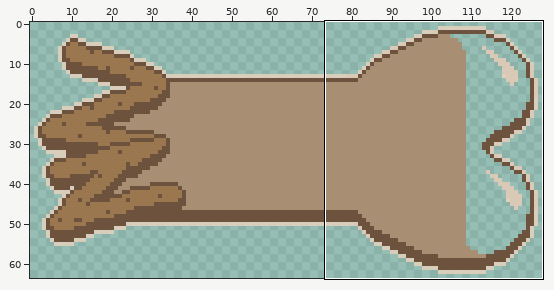
Pixel-art file, stored at assets/sprite_fatigue.aseprite. The picture above shows the old version from afar; the outline marks the close-up.
Close-up. Before:
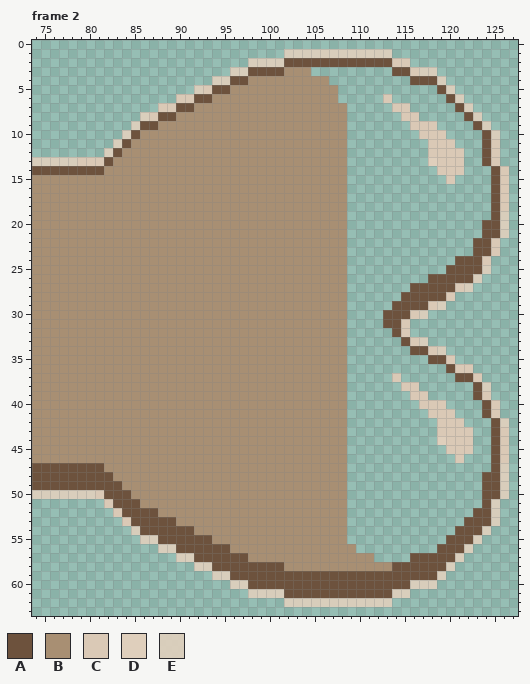
128x64 pixels, 8 frames. Shown: frame 2: x 74..127, y 0..63. The commit also changed other frames or places, which this record leaves out.
Palette (. is transparent): A #6d523d  B #a88f73  C #dac9b6  D #dfcfbc  E #e0d0bde7
Pixels before, frame 2 (only the part around the change), first column x 74:
 0 ......................................................
 1 ............................EEEEEEEEEEEE..............
 2 ........................EEEEAAAAAAAAAAAACC............
 3 ......................EEAAAABBB.........AACEE.........
 4 ....................EEAABBBBBBBBB.........AAAE........
 5 ..................ECAABBBBBBBBBBBB...........AE.......
 6 ................CCAABBBBBBBBBBBBBB.....C......AE......
 7 ..............CCAABBBBBBBBBBBBBBBBB.....CC.....AE.....
 8 ............ECAABBBBBBBBBBBBBBBBBBB......CC.....AE....
 9 ...........EAABBBBBBBBBBBBBBBBBBBBB.......CCC....AE...
10 ..........EABBBBBBBBBBBBBBBBBBBBBBB........CCC....AE..
11 .........EABBBBBBBBBBBBBBBBBBBBBBBB.........CCC...AC..
12 ........EABBBBBBBBBBBBBBBBBBBBBBBBB.........CCCC..AC..
13 EEEEECCCABBBBBBBBBBBBBBBBBBBBBBBBBB.........DCCC..AC..
14 AAAAAAAABBBBBBBBBBBBBBBBBBBBBBBBBBB..........CCC...AC.
15 BBBBBBBBBBBBBBBBBBBBBBBBBBBBBBBBBBB...........C....AC.
16 BBBBBBBBBBBBBBBBBBBBBBBBBBBBBBBBBBB................AC.
17 BBBBBBBBBBBBBBBBBBBBBBBBBBBBBBBBBBB................AC.
18 BBBBBBBBBBBBBBBBBBBBBBBBBBBBBBBBBBB................AC.
19 BBBBBBBBBBBBBBBBBBBBBBBBBBBBBBBBBBB................AE.
20 BBBBBBBBBBBBBBBBBBBBBBBBBBBBBBBBBBB...............AAE.
21 BBBBBBBBBBBBBBBBBBBBBBBBBBBBBBBBBBB...............AAE.
22 BBBBBBBBBBBBBBBBBBBBBBBBBBBBBBBBBBB..............AAC..
23 BBBBBBBBBBBBBBBBBBBBBBBBBBBBBBBBBBB..............AAC..
24 BBBBBBBBBBBBBBBBBBBBBBBBBBBBBBBBBBB............AAAC...
25 BBBBBBBBBBBBBBBBBBBBBBBBBBBBBBBBBBB...........AAAAE...
26 BBBBBBBBBBBBBBBBBBBBBBBBBBBBBBBBBBB.........AAAAAE....
27 BBBBBBBBBBBBBBBBBBBBBBBBBBBBBBBBBBB.......AAAAACE.....
28 BBBBBBBBBBBBBBBBBBBBBBBBBBBBBBBBBBB......AAAAAC.......
29 BBBBBBBBBBBBBBBBBBBBBBBBBBBBBBBBBBB.....AAAACE........
30 BBBBBBBBBBBBBBBBBBBBBBBBBBBBBBBBBBB....AAACE..........
31 BBBBBBBBBBBBBBBBBBBBBBBBBBBBBBBBBBB....AAC............
32 BBBBBBBBBBBBBBBBBBBBBBBBBBBBBBBBBBB.....AC............
33 BBBBBBBBBBBBBBBBBBBBBBBBBBBBBBBBBBB......ACE..........
34 BBBBBBBBBBBBBBBBBBBBBBBBBBBBBBBBBBB.......AACE........
35 BBBBBBBBBBBBBBBBBBBBBBBBBBBBBBBBBBB.........AAC.......
36 BBBBBBBBBBBBBBBBBBBBBBBBBBBBBBBBBBB...........ACC.....
37 BBBBBBBBBBBBBBBBBBBBBBBBBBBBBBBBBBB.....C......AAC....
38 BBBBBBBBBBBBBBBBBBBBBBBBBBBBBBBBBBB......CC......AE...
39 BBBBBBBBBBBBBBBBBBBBBBBBBBBBBBBBBBB.......CC.....AC...
40 BBBBBBBBBBBBBBBBBBBBBBBBBBBBBBBBBBB........CCC....AC..
41 BBBBBBBBBBBBBBBBBBBBBBBBBBBBBBBBBBB.........CCC...AC..
42 BBBBBBBBBBBBBBBBBBBBBBBBBBBBBBBBBBB..........CCC...AE.
43 BBBBBBBBBBBBBBBBBBBBBBBBBBBBBBBBBBB..........CCCC..AC.
44 BBBBBBBBBBBBBBBBBBBBBBBBBBBBBBBBBBB..........DCCC..AC.
45 BBBBBBBBBBBBBBBBBBBBBBBBBBBBBBBBBBB...........CCC..AC.
46 BBBBBBBBBBBBBBBBBBBBBBBBBBBBBBBBBBB............C...AC.
47 AAAAAAAABBBBBBBBBBBBBBBBBBBBBBBBBBB................AE.
48 AAAAAAAAABBBBBBBBBBBBBBBBBBBBBBBBBB...............AAE.
49 AAAAAAAAAABBBBBBBBBBBBBBBBBBBBBBBBB...............AAE.
50 EEEEEEECAAABBBBBBBBBBBBBBBBBBBBBBBB...............AAE.
51 ........CAAABBBBBBBBBBBBBBBBBBBBBBB...............AE..
52 .........CAAAABBBBBBBBBBBBBBBBBBBBB..............AAE..
53 ..........CAAAAABBBBBBBBBBBBBBBBBBB.............AAAE..
54 ...........EAAAAAABBBBBBBBBBBBBBBBB............AAAE...
55 ............EEAAAAAABBBBBBBBBBBBBBB...........AAAE....
56 ..............EEAAAAAABBBBBBBBBBBBBB.........AAAE.....
57 ................EEAAAAAABBBBBBBBBBBBBB....AAAAAE......
58 ..................EEAAAAAAAABBBBBBBBBBBBAAAAAAE.......
59 ....................EEAAAAAAAAAAAAAAAAAAAAAAAE........
60 ......................EEAAAAAAAAAAAAAAAAAAEEE.........
61 ........................EEEEAAAAAAAAAAAAEE............
62 ............................EEEEEEEEEEEE..............
63 ......................................................
The same view after the edit:
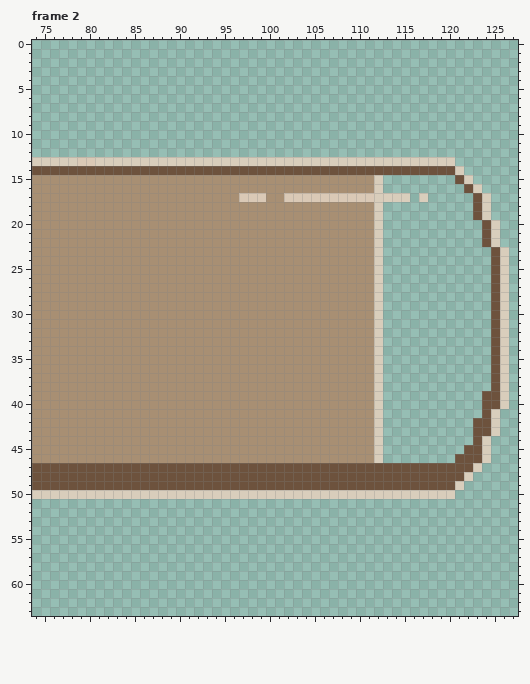
Difference:
Changed rows in their new state; - is an unchanged pixel.
Frame 2, layer "Layer 2":
first column x 81:
 1 ---------------------............-------------
 2 -----------------..................-----------
 3 ---------------.........---------.....--------
 4 -------------.............---------....-------
 5 -----------................-----------..------
 6 ---------..................-----.------..-----
 7 -------.....................-----..-----..----
 8 -----.......................------..-----..---
 9 ----........................-------...----..--
10 ---.........................--------...----..-
11 --..........................---------...---..-
12 -...........................---------....--..-
13 EEEEEEEEEEEEEEEEEEEEEEEEEEEEEEEEEEEEEEEE.--..-
14 -AAAAAAAAAAAAAAAAAAAAAAAAAAAAAAAAAAAAAAAE---..
15 ----------------------------BBBE-------.AE--..
16 ----------------------------BBBE---------AE-..
17 ----------------CCC--CCCCCCCCCCEEEE-E-----AE..
18 ----------------------------BBBE----------AE..
19 ----------------------------BBBE----------AE..
20 ----------------------------BBBE------------E.
21 ----------------------------BBBE------------E.
22 ----------------------------BBBE----------.-E-
23 ----------------------------BBBE----------..AE
24 ----------------------------BBBE--------....AE
25 ----------------------------BBBE-------.....AE
26 ----------------------------BBBE-----......-AE
27 ----------------------------BBBE---.......--AE
28 ----------------------------BBBE--......----AE
29 ----------------------------BBBE-......-----AE
30 ----------------------------BBBE.....-------AE
31 ----------------------------BBBE...---------AE
32 ----------------------------BBBE-..---------AE
33 ----------------------------BBBE--...-------AE
34 ----------------------------BBBE---....-----AE
35 ----------------------------BBBE-----...----AE
36 ----------------------------BBBE-------...--AE
37 ----------------------------BBBE-.------...-AE
38 ----------------------------BBBE--..------..AE
39 ----------------------------BBBE---..-----.AAE
40 ----------------------------BBBE----...-----AE
41 ----------------------------BBBE-----...----E-
42 ----------------------------BBBE------...-AAE.
43 ----------------------------BBBE------....AAE.
44 ----------------------------BBBE------....AE..
45 ----------------------------BBBE-------..AAE..
46 ----------------------------BBBE--------AAAE..
47 -AAAAAAAAAAAAAAAAAAAAAAAAAAAAAAAAAAAAAAAAAE-..
48 --AAAAAAAAAAAAAAAAAAAAAAAAAAAAAAAAAAAAAAAE-...
49 ---AAAAAAAAAAAAAAAAAAAAAAAAAAAAAAAAAAAAAE--...
50 EEEEEEEEEEEEEEEEEEEEEEEEEEEEEEEEEEEEEEEE---...
51 -...........................---------------..-
52 --..........................--------------...-
53 ---.........................-------------....-
54 ----........................------------....--
55 -----.......................-----------....---
56 -------......................---------....----
57 ---------......................----......-----
58 -----------.............................------
59 -------------..........................-------
60 ---------------.......................--------
61 -----------------..................-----------
62 ---------------------............-------------
